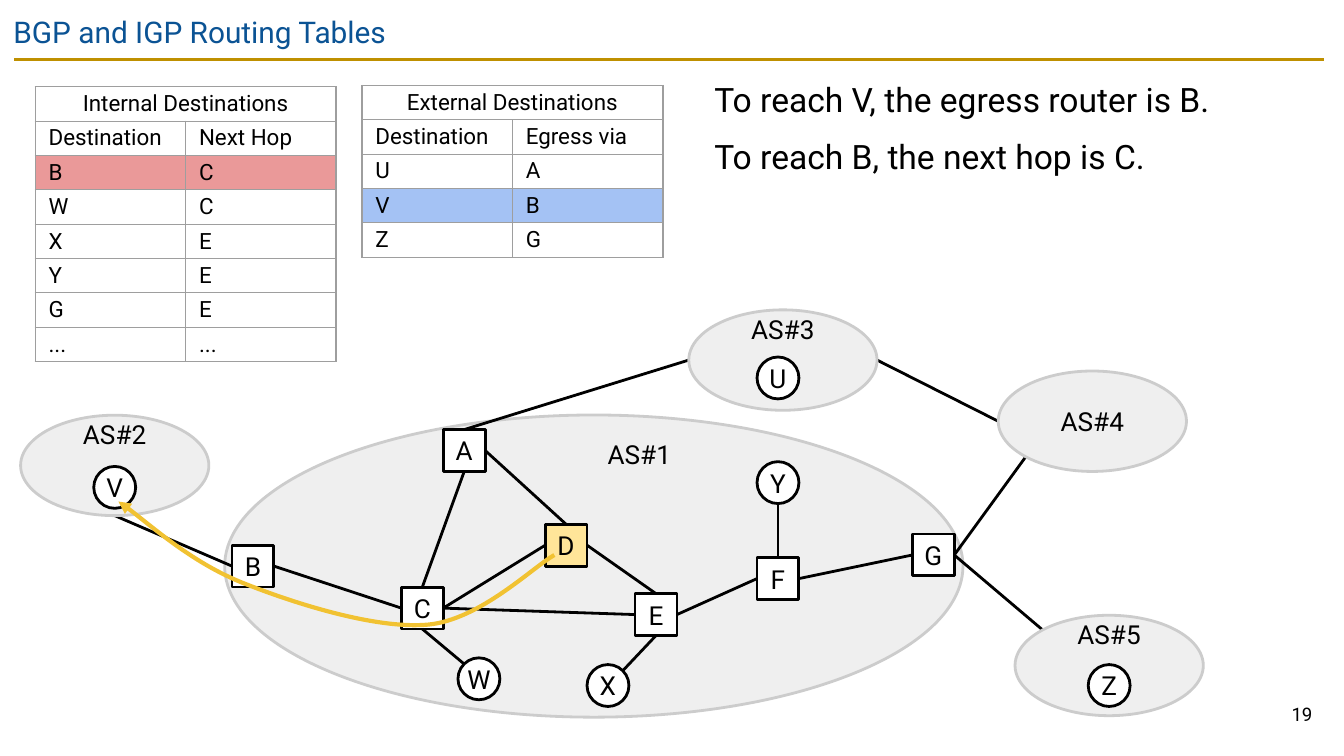
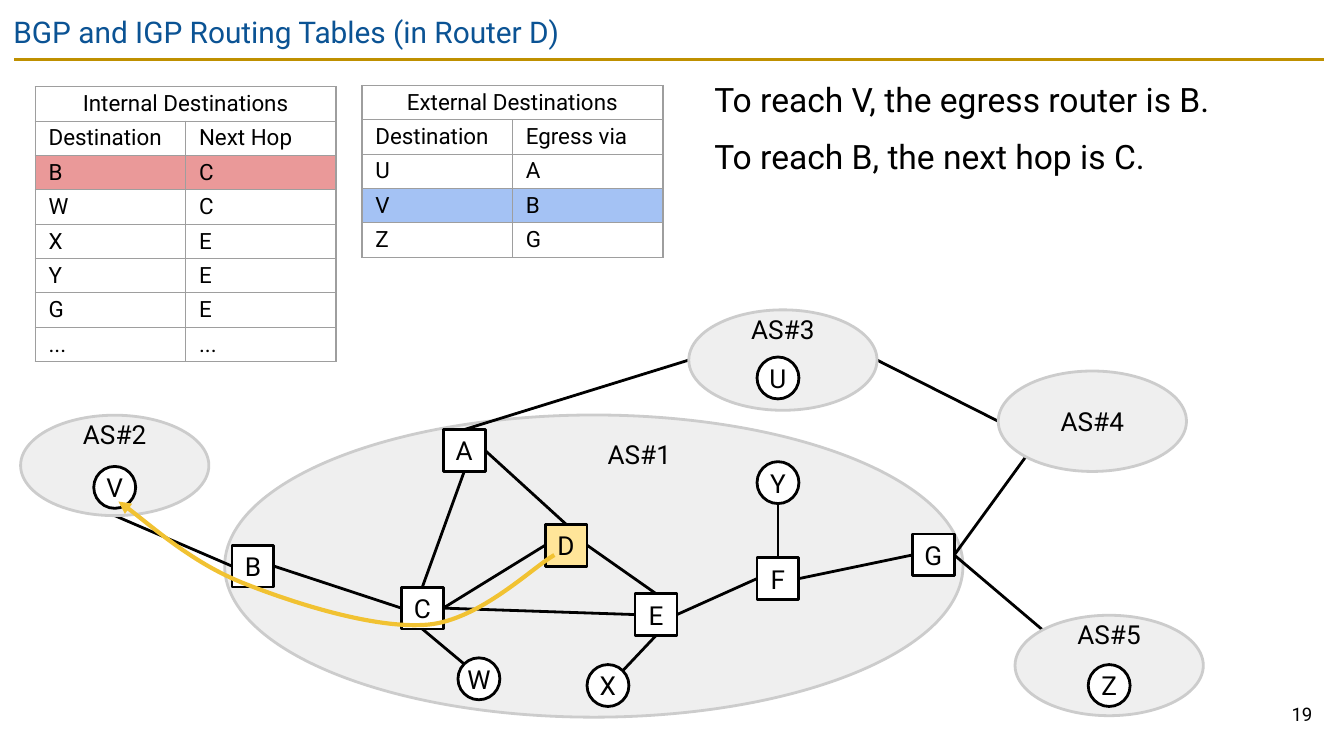
Before and after one commit to guhofstra/CSC175Sp26, a slide deck: slide 19 of PPTs/Lecture 9 - BGP Implementation and IP Header.pptx. Drawn at 1344x756 pixels with LibreOffice and Linux fonts; fonts in the diff are those of the drawing. Boxes give left, top, right and bottom in pixels: in the first picture for what was removed or moved away, otherwise in the second. Text is boxed around its words. In the diff, an @@ line names an element or a change of style, - is before the commit and + after.

```diff
--- a/PPTs/Lecture 9 - BGP Implementation and IP Header.pptx
+++ b/PPTs/Lecture 9 - BGP Implementation and IP Header.pptx
@@ title at box(13, 19, 559, 50): text changed @@
-BGP and IGP Routing Tables
+BGP and IGP Routing Tables (in Router D)
```
Also in this commit, not shown: 4 other slides changed, 1 other file.
